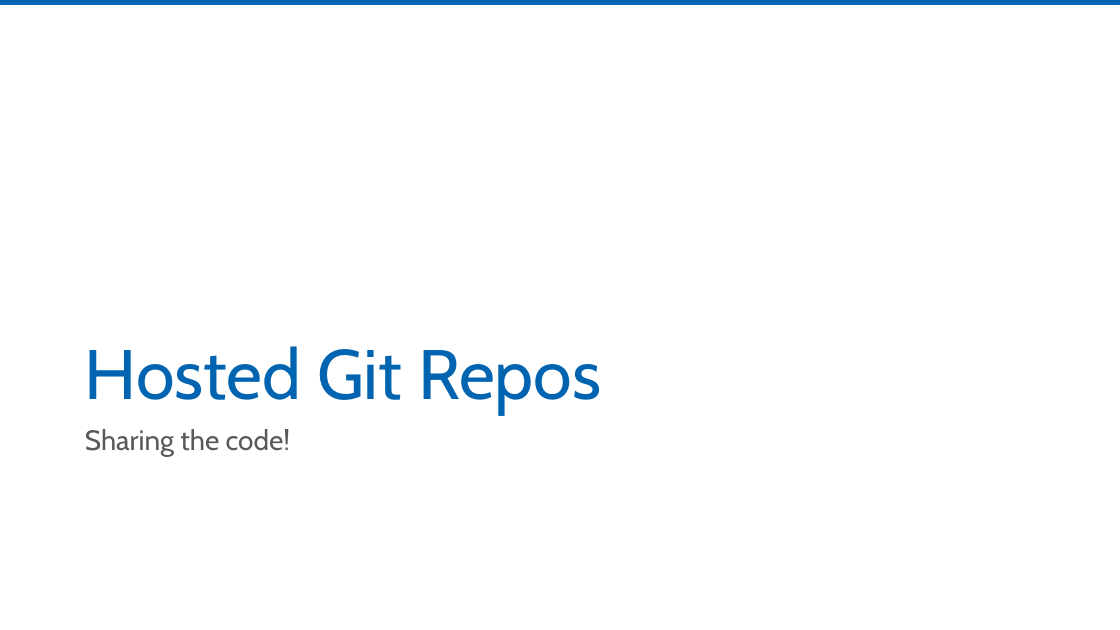
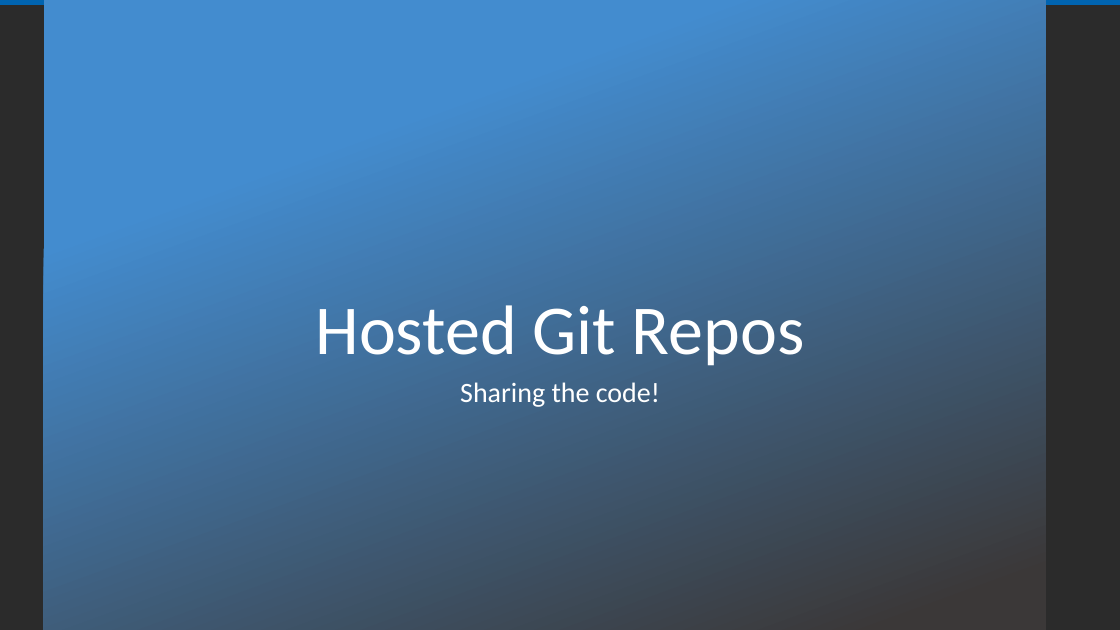
Before and after one commit to jmreynolds/Git-For-Normal-Developers, a slide deck: slide 21 of Slides/Git for the Normal Developer.pptx (slide 16 before the commit). Drawn at 1120x630 pixels with LibreOffice and Linux fonts; fonts in the diff are those of the drawing; background and template pictures are left out; a plain dark background stands for a picture behind light text. Boxes give left, top, right and bottom in pixels: in the first picture for what was removed or moved away, otherwise in the second. Text is boxed around its words. In the diff, an @@ line names an element or a change of style, - is before the commit and + after.

```diff
--- a/Slides/Git for the Normal Developer.pptx
+++ b/Slides/Git for the Normal Developer.pptx
@@ background #FFFFFF to picture (left out) @@
@@ rectangle added at (44,0,1046,630), fill gradient #438CCF to #3B3838 @@
@@ title "Hosted Git Repos": place and size @@
-title "Hosted Git Repos" at (85,346,601,415)
+title "Hosted Git Repos" at (315,305,805,366)
@@ title "Hosted Git Repos" at (315,305,805,366): font Cabin to Calibri, text colour #0064B1 to #FFFFFF; alignment left to centre @@
@@ text "Sharing the code!": place and size @@
-text "Sharing the code!" at (85,429,291,456)
+text "Sharing the code!" at (460,382,660,407)
@@ text "Sharing the code!" at (460,382,660,407): font Cabin to Calibri, text colour #595959 to #FFFFFF; alignment left to centre @@
```
Also in this commit, not shown: 5 other slides changed, 5 slides added, 3 other files.
